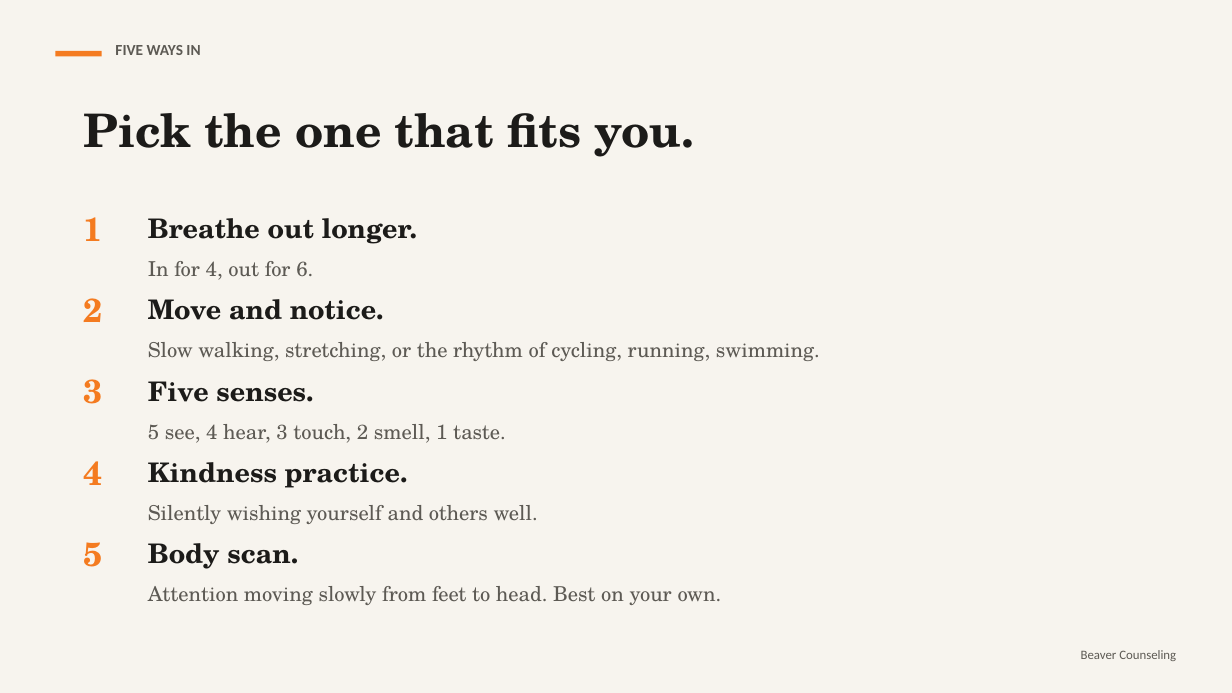
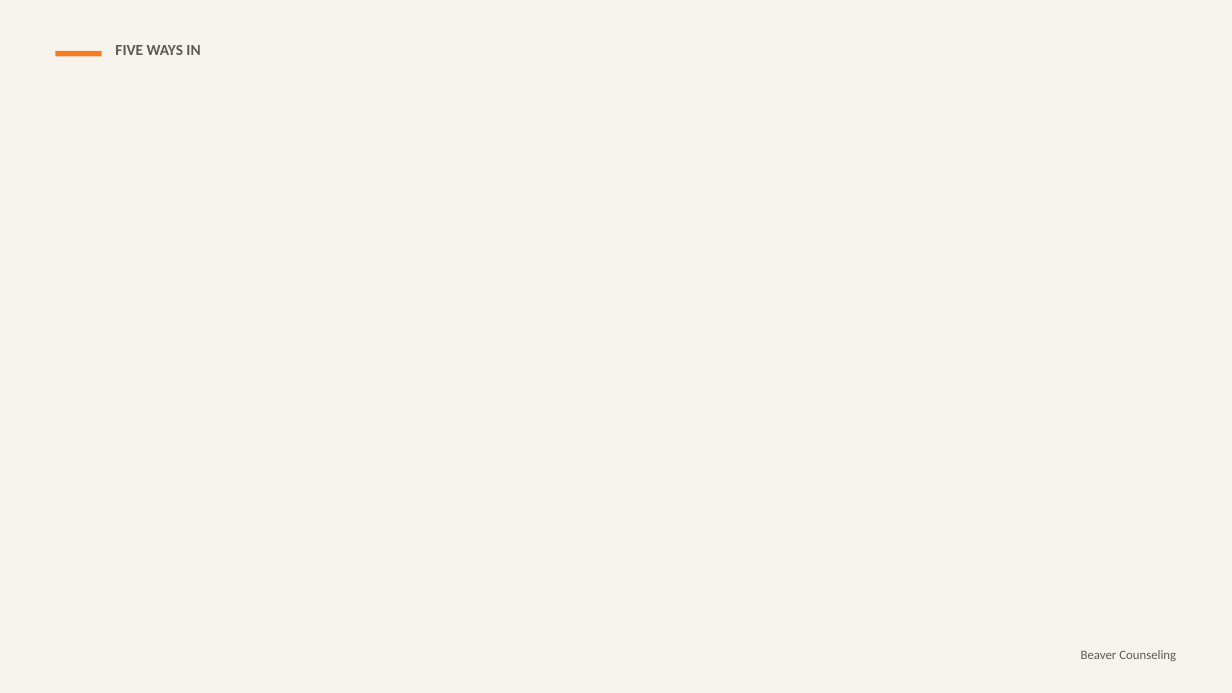
Before and after one commit to rmwtoolkit/bcds-toolkit, a slide deck: slide 14 of decks/train-your-attention-lesson-v2.pptx (slide 9 before the commit). Drawn at 1232x693 pixels with LibreOffice and Linux fonts; fonts in the diff are those of the drawing; background and template pictures are left out. Boxes give left, top, right and bottom in pixels: in the first picture for what was removed or moved away, otherwise in the second. Text is boxed around its words. In the diff, an @@ line names an element or a change of style, - is before the commit and + after.

```diff
--- a/decks/train-your-attention-lesson-v2.pptx
+++ b/decks/train-your-attention-lesson-v2.pptx
@@ text removed at bbox=[83, 113, 695, 157] @@
-Pick the one that fits you.
@@ text removed at bbox=[83, 217, 102, 241] @@
-1
@@ text removed at bbox=[148, 218, 417, 280] @@
-Breathe out longer.
-In for 4, out for 6.
@@ text removed at bbox=[83, 298, 102, 322] @@
-2
@@ text removed at bbox=[148, 299, 820, 361] @@
-Move and notice.
-Slow walking, stretching, or the rhythm of cycling, running, swimming.
@@ text removed at bbox=[83, 379, 102, 404] @@
-3
@@ text removed at bbox=[148, 381, 506, 443] @@
-Five senses.
-5 see, 4 hear, 3 touch, 2 smell, 1 taste.
@@ text removed at bbox=[83, 461, 102, 485] @@
-4
@@ text removed at bbox=[148, 462, 538, 524] @@
-Kindness practice.
-Silently wishing yourself and others well.
@@ text removed at bbox=[83, 542, 102, 567] @@
-5
@@ text removed at bbox=[148, 543, 722, 605] @@
-Body scan.
-Attention moving slowly from feet to head. Best on your own.
```
Also in this commit, not shown: 8 other slides changed, 19 slides added, 3 slides removed, 2 other files.
